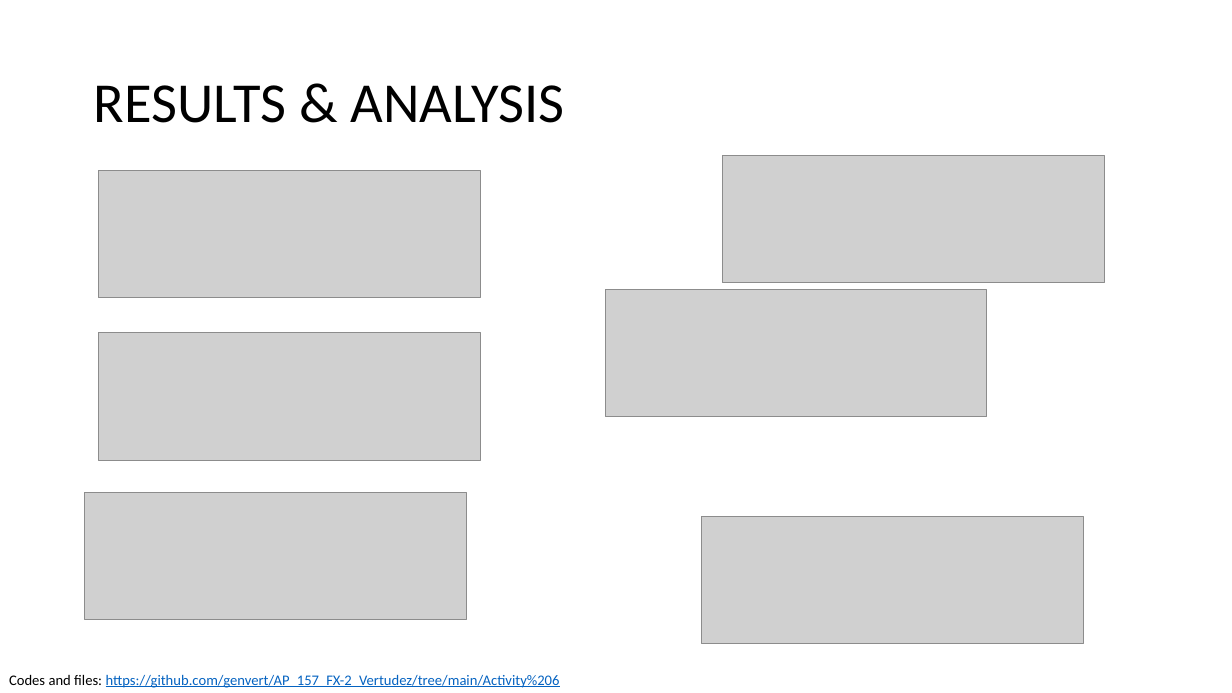
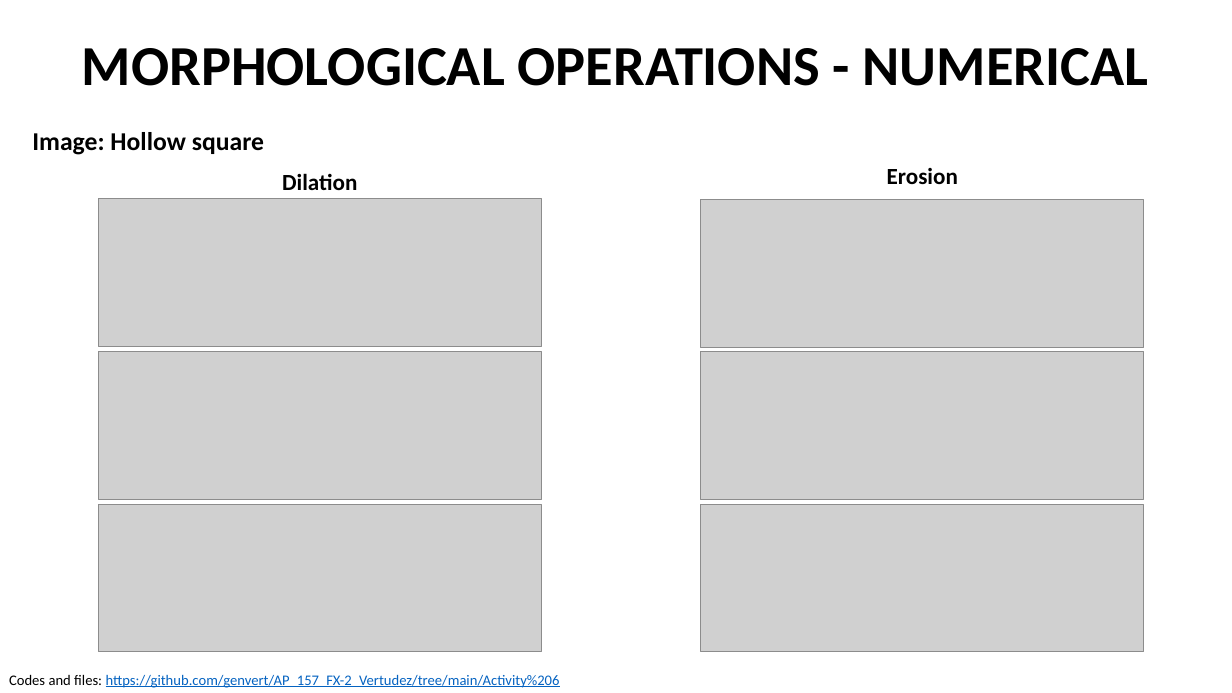
Before and after one commit to genvert/AP_157_FX-2_Vertudez, a slide deck: slide 5 of Activity 06/Vertudez_Activity_6_Report.pptx. Drawn at 1232x693 pixels with LibreOffice and Linux fonts; fonts in the diff are those of the drawing; grey boxes stand for pictures. Boxes give left, top, right and bottom in pixels: in the first picture for what was removed or moved away, otherwise in the second. Text is boxed around its words. In the diff, an @@ line names an element or a change of style, - is before the commit and + after.

```diff
--- a/Activity 06/Vertudez_Activity_6_Report.pptx
+++ b/Activity 06/Vertudez_Activity_6_Report.pptx
@@ text added at (82,48,1149,86), 44 pt, text #000000, bold @@
+MORPHOLOGICAL OPERATIONS - NUMERICAL
@@ title removed at (94,85,564,123) @@
-RESULTS & ANALYSIS
@@ text added at (32,132,264,155), 20 pt, text #000000, bold @@
+Image: Hollow square
@@ text added at (282,173,357,190), 18 pt, text #000000, bold @@
+Dilation
@@ text added at (887,168,958,184), 18 pt, text #000000, bold @@
+Erosion
@@ picture: place and size @@
-picture at (98,171,480,299)
+picture at (98,199,541,347)
@@ picture: place and size @@
-picture at (723,155,1104,283)
+picture at (701,200,1144,348)
@@ picture: place and size @@
-picture at (98,333,480,460)
+picture at (98,352,541,500)
@@ picture: place and size @@
-picture at (605,289,987,417)
+picture at (701,352,1144,500)
@@ picture: place and size @@
-picture at (85,493,467,620)
+picture at (98,505,541,653)
@@ picture: place and size @@
-picture at (701,517,1083,644)
+picture at (701,505,1144,653)
```
Also in this commit, not shown: 11 other slides changed, 1 slide added, 6 other files.
